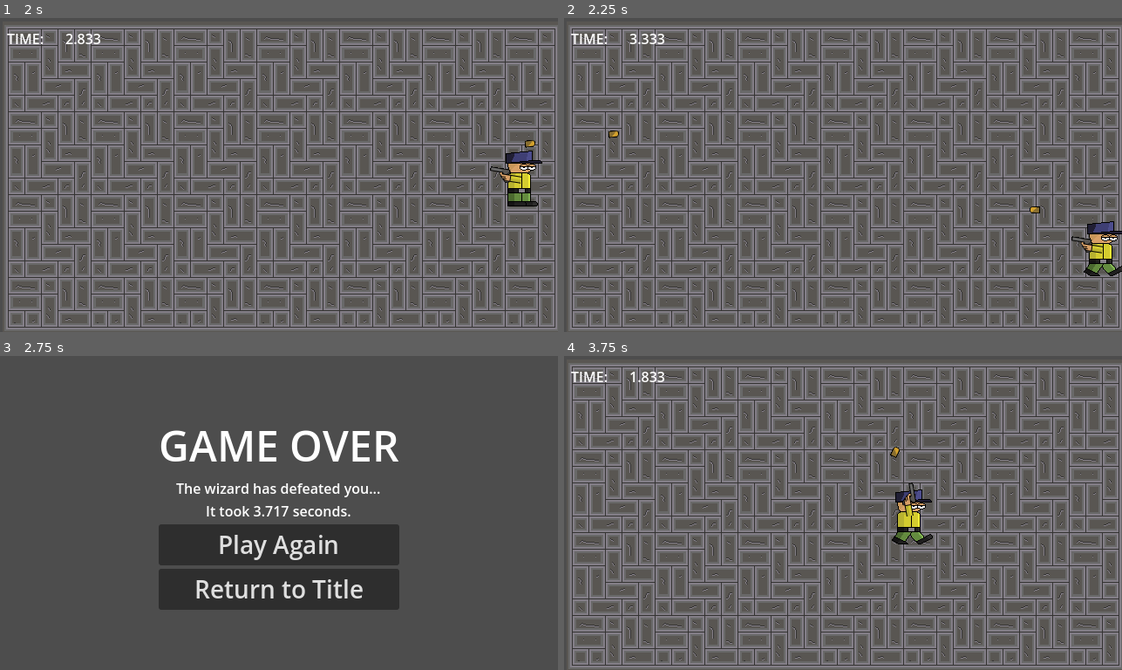
Above: before the commit, frames 1-4 (two rows, left to right).
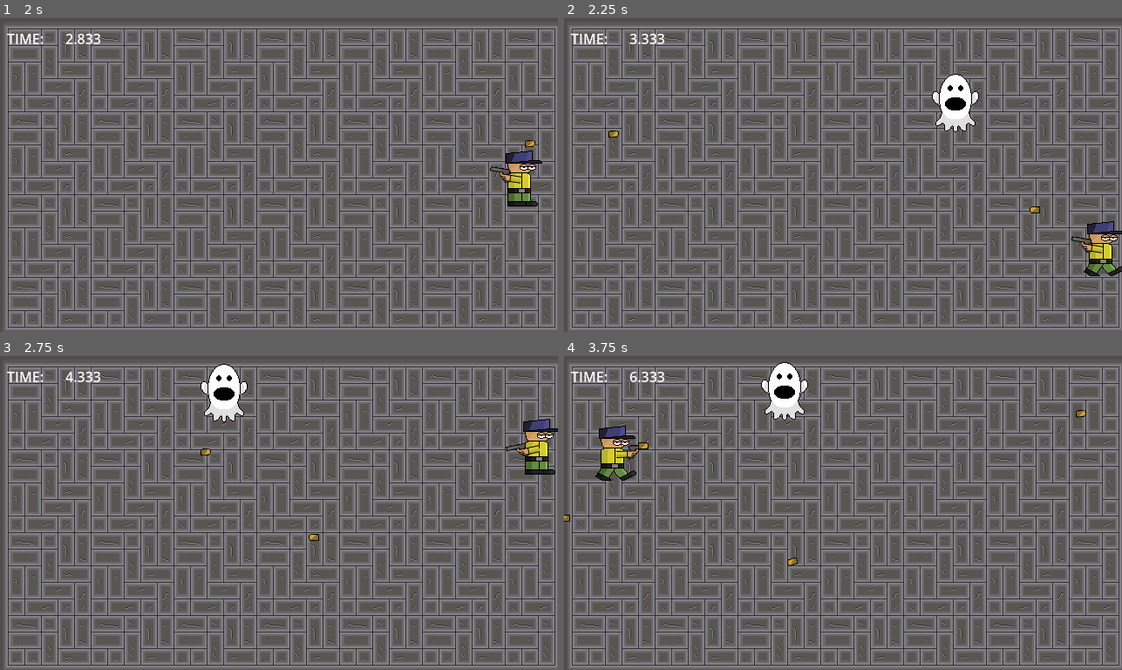
Above: after the commit, the same moments.

Repository: BriarLeaves/gun-wizard-loop-game
Game: Godot game, scene res://start_menu.tscn
Two runs of this game, one before a commit and one after it. Both use one fixed random seed, a clock stepped at 60 frames per second and the inputs below. Sound files missing from this copy of the repository are replaced by a short silence.
Inputs (mouse positions are in pixels of both pictures, inside the frame that each line leads up to):
- Up to frame 1 (2 s): click "Start Game" at 0.5 s; tap Enter at 1.25 s; move the mouse to (401, 159) at 1.27 s; hold D (move_right) from 1.28 s (still down); click (401, 159) at 1.35 s
- Up to frame 2 (2.25 s): move the mouse to (731, 190) at 2.02 s; release D (move_right) at 2.03 s; hold S (move_down) from 2.03 s (still down); click (731, 190) at 2.1 s
- Up to frame 3 (2.75 s): keep holding S (move_down)
- Up to frame 4 (3.75 s): release S (move_down) at 2.75 s; click (843, 544) at 2.75 s, where only the run before the commit has a clickable "Play Again"; move the mouse to (898, 443) at 3.52 s; hold D (move_right) from 3.53 s (still down); click (898, 443) at 3.6 s

Frame 1 is identical in both runs. In frame 2, 1.0% of the frame differs, in the area x 65-75%, y 17-37%; in frame 3, 69%, in the area x 0-100%, y 2-100%; in frame 4, 2.9%.

Commit message:
Added collision changes

Diff:
--- a/gun-wizard-loop-game/enemy_spawner.gd
+++ b/gun-wizard-loop-game/enemy_spawner.gd
@@ -24,7 +24,7 @@
 	var enemyType = randi_range(0, current_enemies.size() - 1)
 	var enemy = current_enemies[enemyType].instantiate()
 
-	if enemyType == 0:
+	if enemyType == 2:
 		var enemy_spawn_location = get_node("SpawnPath/SpawnLocation")
 		enemy_spawn_location.progress_ratio = randf()
 
--- a/gun-wizard-loop-game/exploding_enemy.gd
+++ b/gun-wizard-loop-game/exploding_enemy.gd
@@ -17,9 +17,10 @@
 
 func initialize(start_position):
 	position = start_position
+	$Area2D.set_collision_layer_value(3, false)
 
 
-func _on_timer_timeout() -> void:
+func _on_animated_sprite_2d_animation_finished() -> void:
 	for x in coordinates:
 		for y in coordinates:
 			if x == 0 and y == 0:
@@ -32,3 +33,7 @@
 			bullet_instance.look_at(bullet_instance.position + bullet_direction)
 			$"../BulletManager".add_child(bullet_instance)
 	queue_free()
+
+
+func _on_iframe_timer_timeout() -> void:
+	$Area2D.set_collision_layer_value(3, true)
--- a/gun-wizard-loop-game/exploding_enemy.tscn
+++ b/gun-wizard-loop-game/exploding_enemy.tscn
@@ -34,7 +34,7 @@
 "duration": 1.0,
 "texture": SubResource("AtlasTexture_g5x7u")
 }],
-"loop": true,
+"loop": false,
 "name": &"idle",
 "speed": 1.0
 }]
@@ -46,14 +46,16 @@
 size = Vector2(60, 60)
 
 [node name="ExplodingEnemy" type="CharacterBody2D"]
-collision_layer = 4
-collision_mask = 2
+collision_layer = 0
+collision_mask = 0
 script = ExtResource("1_cux3h")
 
 [node name="AnimatedSprite2D" type="AnimatedSprite2D" parent="."]
 sprite_frames = SubResource("SpriteFrames_dtwgd")
 animation = &"idle"
-frame_progress = 0.538535
+autoplay = "idle"
+frame = 3
+frame_progress = 1.0
 
 [node name="CollisionShape2D" type="CollisionShape2D" parent="."]
 position = Vector2(0, -0.5)
@@ -67,10 +69,8 @@
 shape = SubResource("RectangleShape2D_eraac")
 debug_color = Color(0.444718, 0.452345, 1, 0.42)
 
-[node name="Timer" type="Timer" parent="."]
-wait_time = 5.0
-one_shot = true
-autostart = true
+[node name="IframeTimer" type="Timer" parent="."]
 
+[connection signal="animation_finished" from="AnimatedSprite2D" to="." method="_on_animated_sprite_2d_animation_finished"]
 [connection signal="area_entered" from="Area2D" to="." method="_on_area_2d_area_entered"]
-[connection signal="timeout" from="Timer" to="." method="_on_timer_timeout"]
+[connection signal="timeout" from="IframeTimer" to="." method="_on_iframe_timer_timeout"]
